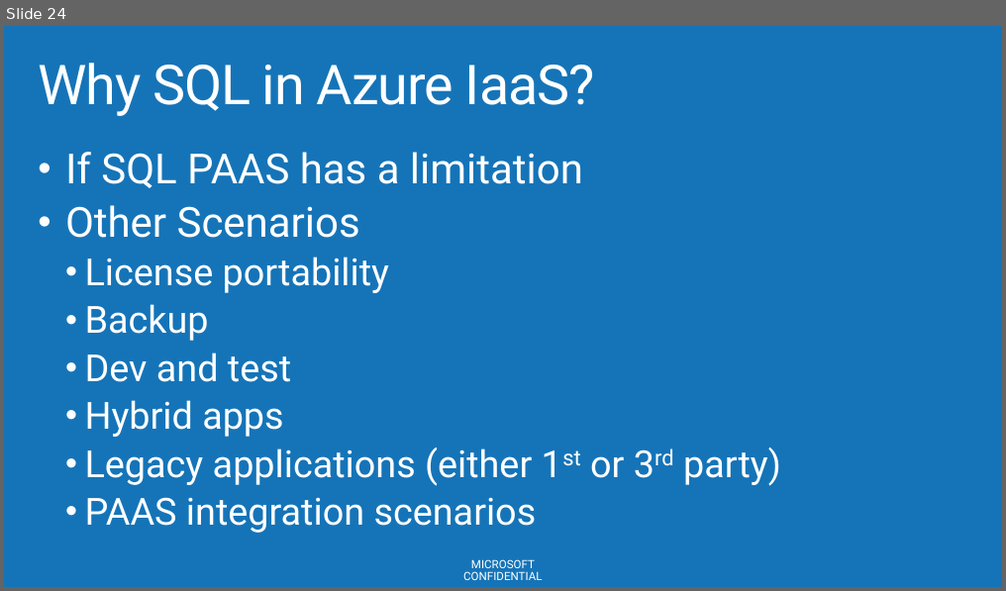
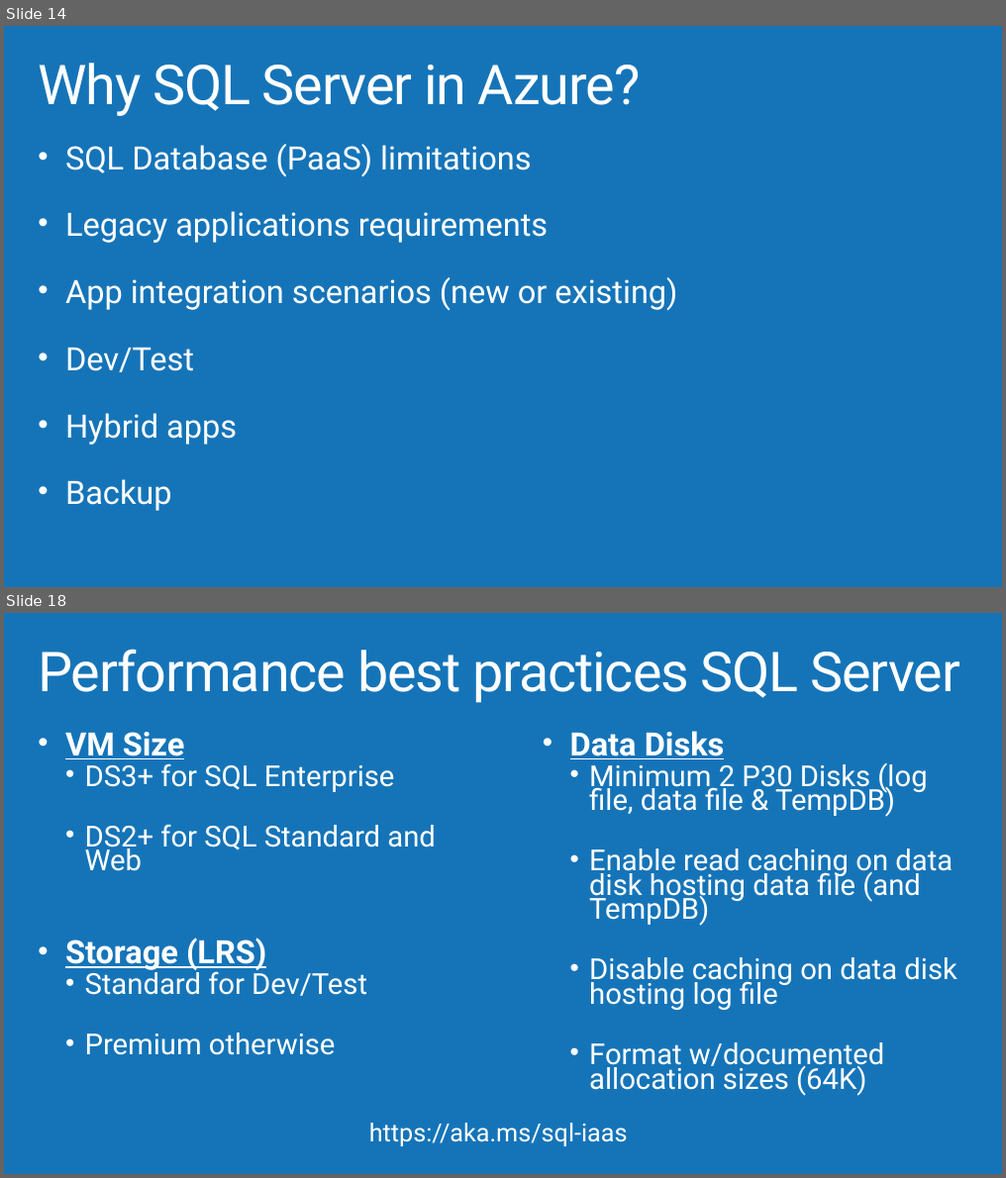
Before and after one commit to AzureCAT-GSI/SAP-on-Azure, a slide deck: SAP-on-Azure-Workshop-multi-day-/Presentations/Architecting VM Hybrid Solutions.pptx. Shown one above the other, each under a label of ours: slide 24 before the commit, slides 14 and 18 after it; the slides between them are not shown. The pictures are 1006x591 and 1006x1178 pixels, drawn with LibreOffice and Linux fonts; fonts in the diff are those of the drawing; background and template pictures are left out. Boxes give left, top, right and bottom in pixels: in the first picture for what was removed or moved away, otherwise in the second. Text is boxed around its words. In the diff, an @@ line names an element or a change of style, - is before the commit and + after.

```diff
--- a/SAP-on-Azure-Workshop-multi-day-/Presentations/Architecting VM Hybrid Solutions.pptx
+++ b/SAP-on-Azure-Workshop-multi-day-/Presentations/Architecting VM Hybrid Solutions.pptx
@@ slide 18 added at [4,613,1002,1174], background #1574B8 @@
@@ title added at [38,649,960,703], 52.9 pt, text #FFFFFF @@
+Performance best practices SQL Server
@@ text added at [570,731,956,1096], 27.9 pt, text #FFFFFF @@
+• Data Disks
+  • Minimum 2 P30 Disks (log file, data file & TempDB)
+  • Enable read caching on data disk hosting data file (and TempDB)
+  • Disable caching on data disk hosting log file
+  • Format w/documented allocation sizes (64K)
@@ text added at [65,732,436,1056], 27.9 pt, text #FFFFFF @@
+• VM Size
+  • DS3+ for SQL Enterprise
+  • DS2+ for SQL Standard and Web
+• Storage (LRS)
+  • Standard for Dev/Test
+  • Premium otherwise
@@ text added at [369,1123,628,1147], 24 pt, text #FFFFFF @@
+https://aka.ms/sql-iaas
@@ what was slide 24 is now slide 14 @@
@@ slide 14 changed as well @@
@@ title at [38,63,641,116]: text changed @@
-Why SQL in Azure IaaS?
+Why SQL Server in Azure?
@@ text at [65,144,677,445]: text changed; size 40 to 31 pt @@
-• If SQL PAAS has a limitation
-• Other Scenarios
-  • License portability
+• SQL Database (PaaS) limitations
+• Legacy applications requirements
+• App integration scenarios (new or existing)
+• Dev/Test
+• Hybrid apps
@@ text at [85,353,781,533]: paragraphs removed @@
-  • Dev and test
-  • Hybrid apps
-  • Legacy applications (either 1st or 3rd party)
-  • PAAS integration scenarios
@@ text at [65,479,172,511]: size 36 to 31 pt in "Backup"; list level 2 to 1 in "Backup"; line spacing 0.9 to 0.7 @@
@@ text removed at [463,560,542,580] @@
-MICROSOFT CONFIDENTIAL
```
Also in this commit, not shown: 41 other slides changed, 12 other slides added, 19 slides removed.
